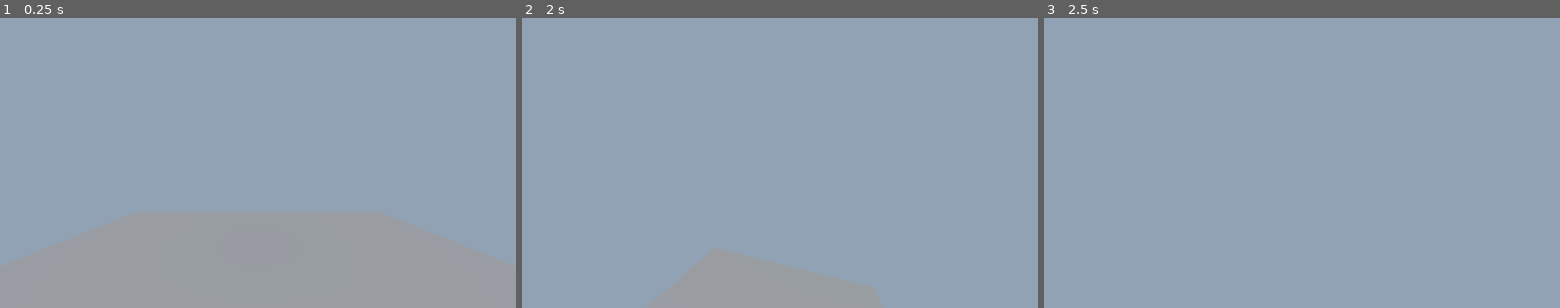
Above: before the commit, frames 1-3 (left to right).
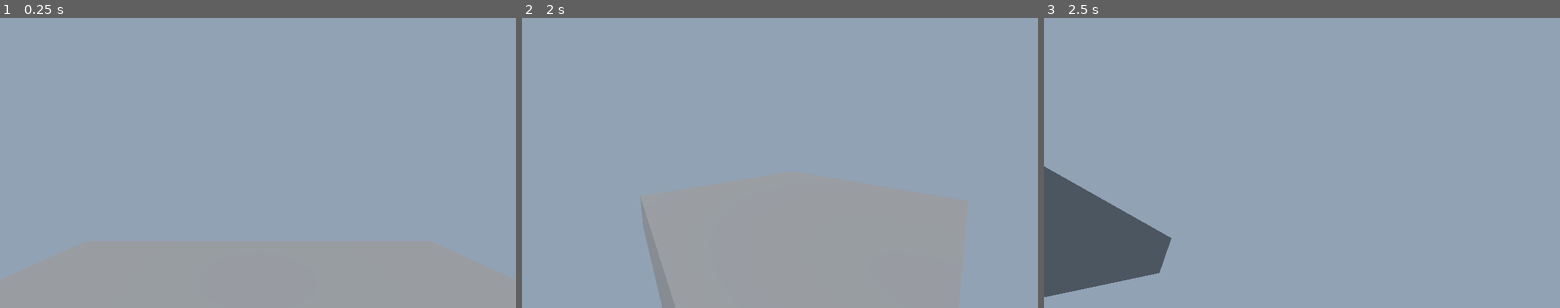
Above: after the commit, the same moments.

Repository: FalseDeveloper/project-_create_industry
Game: Godot game, scene res://scenes/game_scene.tscn
Same seed, same stepped clock (60 frames per second), same inputs: the game is played once before the commit and once after it.
Inputs (mouse positions are in pixels of both pictures, inside the frame that each line leads up to):
- Up to frame 1 (0.25 s): no input
- Up to frame 2 (2 s): tap Enter at 0.5 s; move the mouse to (893, 148) at 0.52 s; hold D (Right) 0.53-1.28 s; hold Space (Jump) 0.53-1.28 s; move the mouse to (676, 177) at 1.27 s; hold S (Backwards) from 1.28 s (still down); tap Space (Jump) at 1.35, 1.52, 1.82 s
- Up to frame 3 (2.5 s): move the mouse to (1353, 99) at 2.02 s; release S (Backwards) at 2.03 s; hold D (Right) from 2.03 s (still down); hold Space (Jump) from 2.03 s (still down)

The runs differ from the first frame. In frame 2, 0.5% of the frame differs, in the area x 22-29%, y 61-96%; in frame 3, 6.8%, in the area x 0-25%, y 51-97%.

Commit message:
Polished player controller
- Modified gravity and jump power
- Fixed control_enabled half-state
- Set forced window size parameters
- Meow

Diff:
--- a/player/Player.tscn
+++ b/player/Player.tscn
@@ -4,6 +4,8 @@
 [ext_resource type="Script" uid="uid://rlb6s8ksj0om" path="res://player/camera_controller.gd" id="2_3c3w1"]
 
 [sub_resource type="CapsuleShape3D" id="CapsuleShape3D_ulp21"]
+
+[sub_resource type="CapsuleMesh" id="CapsuleMesh_3c3w1"]
 
 [node name="Player" type="CharacterBody3D" unique_id=1542657291]
 script = ExtResource("1_ulp21")
@@ -15,5 +17,8 @@
 [node name="CameraController" type="Camera3D" parent="." unique_id=1461246795]
 transform = Transform3D(1, 0, 0, 0, 1, 0, 0, 0, 1, 0, 0.48868632, 0)
 current = true
-fov = 100.0
+fov = 80.0
 script = ExtResource("2_3c3w1")
+
+[node name="MeshInstance3D" type="MeshInstance3D" parent="." unique_id=2068375010]
+mesh = SubResource("CapsuleMesh_3c3w1")
--- a/player/camera_controller.gd
+++ b/player/camera_controller.gd
@@ -4,7 +4,7 @@
 var yaw : float = 0
 var pitch : float = 0
 
-@export var sensitivity : float = 0.1
+@export var sensitivity : float = 0.3
 
 func _ready():
 	pass # Replace with function body.
--- a/player/player.gd
+++ b/player/player.gd
@@ -2,12 +2,15 @@
 extends CharacterBody3D
 
 var gravity : float = ProjectSettings.get_setting("physics/3d/default_gravity")
-@export var movement_speed : float = 100.0
-@export var jump_velocity : float = 5.0
+@export var movement_speed : float = 200.0
+@export var jump_velocity : float = 7.0
 
 @onready var camera_controller = $CameraController
 
 var control_enabled : bool = true
+
+func _ready():
+	set_control_enabled(control_enabled)
 
 func _process(_delta):
 	if control_enabled:
@@ -49,7 +52,7 @@
 		# If on air, apply gravity
 		velocity.y -= gravity * delta
 
-	if Input.is_action_just_pressed("Jump") and control_enabled:
+	if Input.is_action_pressed("Jump") and control_enabled:
 		on_spacebar_pressed()
 
 func _input(_event):
@@ -61,6 +64,9 @@
 		velocity.y += jump_velocity
 
 func can_jump() -> bool:
+	if !is_on_floor():
+		return false
+
 	return true
 
 func set_control_enabled(enabled : bool):
--- a/project.godot
+++ b/project.godot
@@ -20,6 +20,9 @@
 
 window/size/viewport_width=1920
 window/size/viewport_height=1080
+window/size/window_width_override=1344
+window/size/window_height_override=756
+window/energy_saving/keep_screen_on=false
 window/stretch/mode="viewport"
 
 [input]
@@ -68,6 +71,7 @@
 [physics]
 
 3d/physics_engine="Jolt Physics"
+3d/default_gravity=19.6
 
 [rendering]
 
--- a/scenes/game_scene.tscn
+++ b/scenes/game_scene.tscn
@@ -2,10 +2,6 @@
 
 [ext_resource type="PackedScene" uid="uid://4jxe6hvojlsa" path="res://world/game_world/game_world.tscn" id="1_w5aja"]
 [ext_resource type="PackedScene" uid="uid://fyi6dhgxic3f" path="res://player/Player.tscn" id="2_onqr8"]
-
-[sub_resource type="BoxShape3D" id="BoxShape3D_onqr8"]
-
-[sub_resource type="BoxMesh" id="BoxMesh_ycayy"]
 
 [sub_resource type="Environment" id="Environment_onqr8"]
 background_mode = 1
@@ -21,18 +17,14 @@
 [node name="GameWorld" parent="." unique_id=1809775253 instance=ExtResource("1_w5aja")]
 
 [node name="Player" parent="." unique_id=1542657291 instance=ExtResource("2_onqr8")]
-
-[node name="StaticBody3D" type="StaticBody3D" parent="." unique_id=1953111002]
-transform = Transform3D(7.456789, 0, 0, 0, 0.34780908, 0, 0, 0, 7.456789, 0, -1.2310765, 0)
-
-[node name="CollisionShape3D" type="CollisionShape3D" parent="StaticBody3D" unique_id=1988163468]
-shape = SubResource("BoxShape3D_onqr8")
-
-[node name="MeshInstance3D" type="MeshInstance3D" parent="StaticBody3D" unique_id=537956853]
-mesh = SubResource("BoxMesh_ycayy")
+transform = Transform3D(1, 0, 0, 0, 1, 0, 0, 0, 1, 0, 0.5575682, 0)
 
 [node name="WorldEnvironment" type="WorldEnvironment" parent="." unique_id=1817036373]
 environment = SubResource("Environment_onqr8")
 
 [node name="DirectionalLight3D" type="DirectionalLight3D" parent="." unique_id=813252462]
 transform = Transform3D(1, 0, 0, 0, 0.5446976, 0.8386325, 0, -0.8386325, 0.5446976, 0, 3.599032, 2.337596)
+
+[node name="CSGBox3D" type="CSGBox3D" parent="." unique_id=1440024726]
+transform = Transform3D(6.5871863, 0, 0, 0, 1, 0, 0, 0, 6.6083813, 0, -1.2424309, 0)
+use_collision = true
Not shown, added: export_presets.cfg
